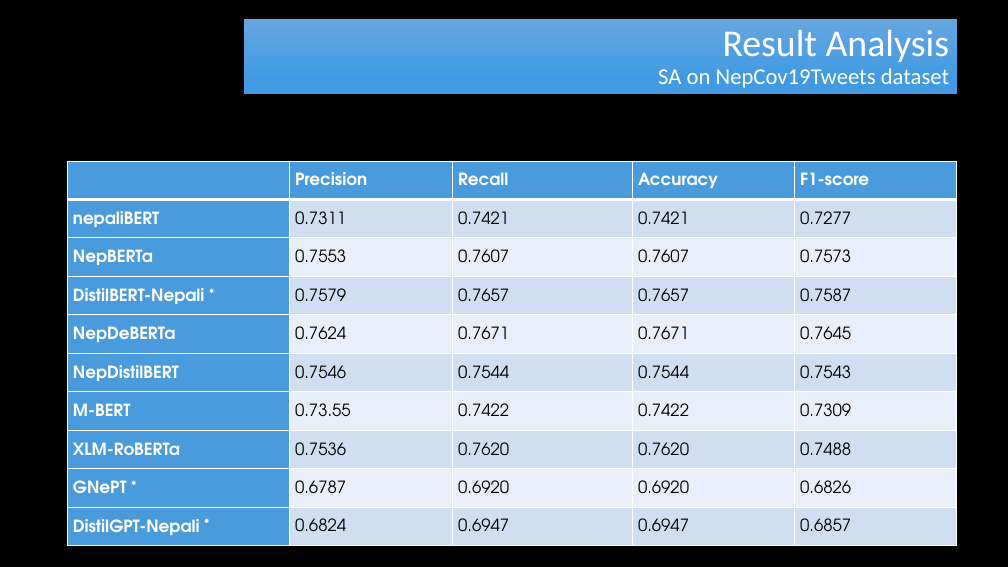
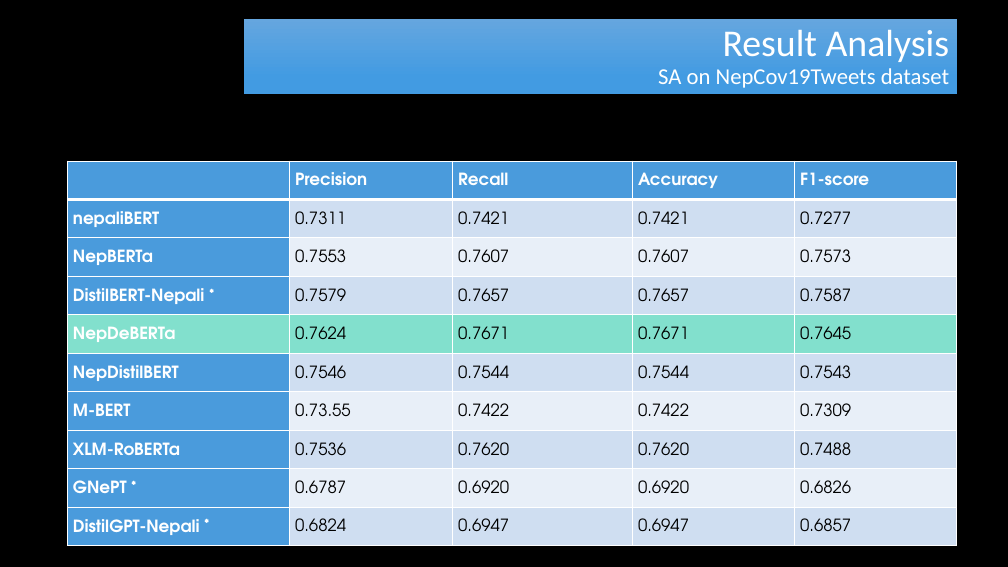
Before and after one commit to RayGone/Thesis, a slide deck: slide 31 of Main Thesis/Thesis Defense Presentation.pptx (slide 30 before the commit). Drawn at 1008x567 pixels with LibreOffice and Linux fonts; fonts in the diff are those of the drawing; background and template pictures are left out. Boxes give left, top, right and bottom in pixels: in the first picture for what was removed or moved away, otherwise in the second. Text is boxed around its words. In the diff, an @@ line names an element or a change of style, - is before the commit and + after.

```diff
--- a/Main Thesis/Thesis Defense Presentation.pptx
+++ b/Main Thesis/Thesis Defense Presentation.pptx
@@ table at [67,161,958,546] @@
@@ fill #4A9BDC to #82E0CD in row 5, column 1 @@
@@ fill #E9EFF9 to #82E0CD in 4 cells @@
```
Also in this commit, not shown: 16 other slides changed, 3 slides added, 2 other files.
